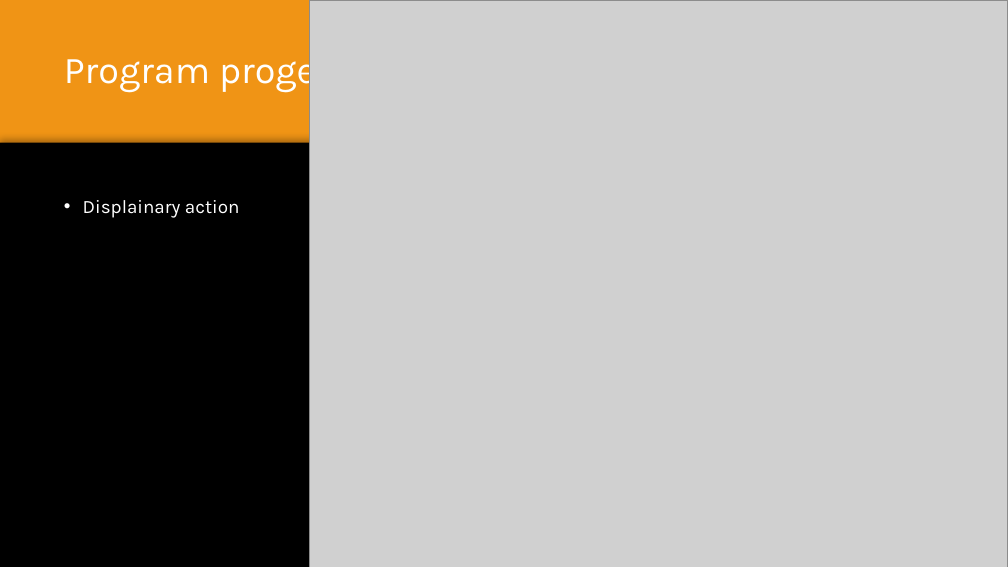
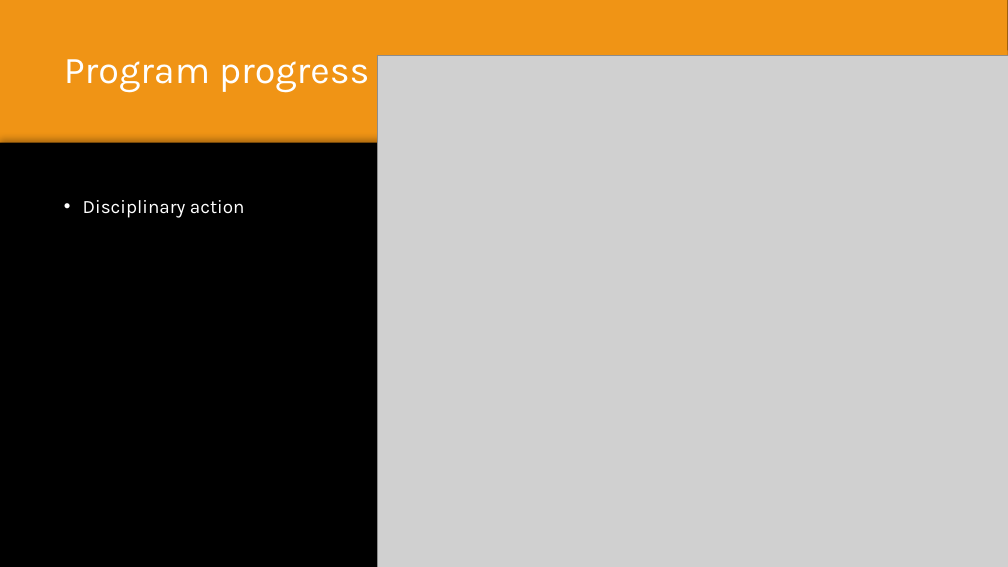
Before and after one commit to denizarikoglu/Repository, a slide deck: slide 4 of Files/Finle prgress, Team 1 Group 6.pptx. Drawn at 1008x567 pixels with LibreOffice and Linux fonts; fonts in the diff are those of the drawing; grey boxes stand for pictures; background and template pictures are left out. Boxes give left, top, right and bottom in pixels: in the first picture for what was removed or moved away, otherwise in the second. Text is boxed around its words. In the diff, an @@ line names an element or a change of style, - is before the commit and + after.

Commit message:
Spelling Mistakes Fixed

```diff
--- a/Files/Finle prgress, Team 1 Group 6.pptx
+++ b/Files/Finle prgress, Team 1 Group 6.pptx
@@ title at [64,59,369,93]: text changed @@
-Program progess
+Program progress
@@ picture: place and size @@
-picture at [309,0,1008,567]
+picture at [377,55,1008,567]
@@ text at [83,200,245,218]: text changed @@
-• Displainary action
+• Disciplinary action
```
Also in this commit, not shown: 5 other slides changed.
